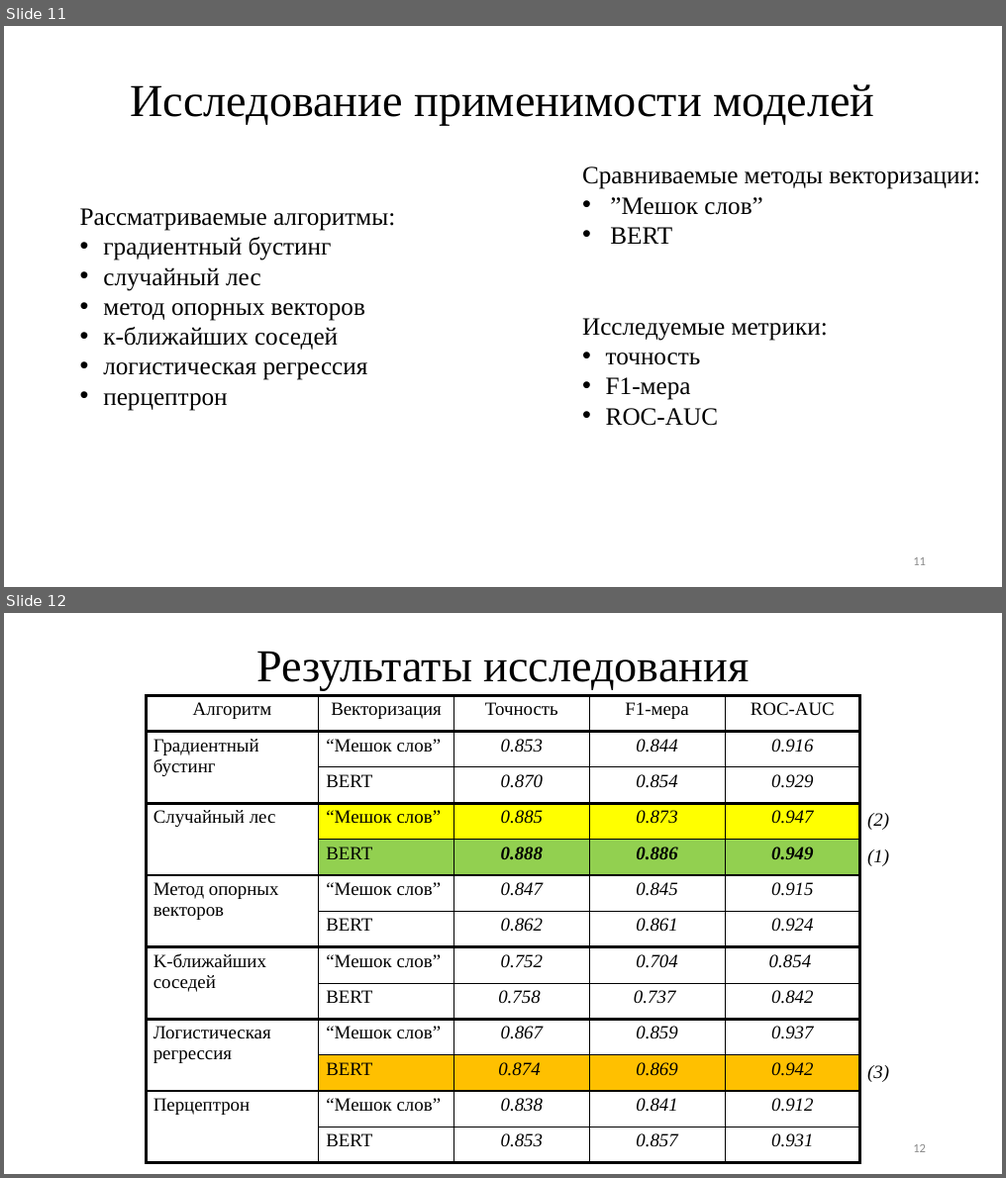
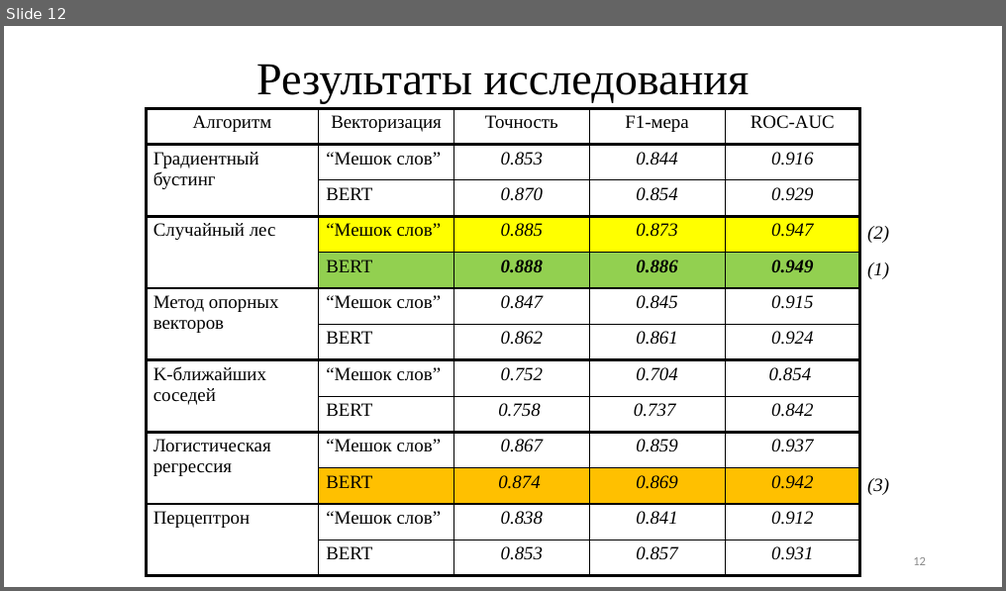
Before and after one commit to TheSawIsTheLaw/iWannaKillMyself, a slide deck: iWannaNote/iHatePresentations/presentation.pptx. Shown one above the other, each under a label of ours: slides 11 and 12 before the commit, slide 12 after it. The pictures are 1006x1178 and 1006x591 pixels, drawn with LibreOffice and Linux fonts; fonts in the diff are those of the drawing. Boxes give left, top, right and bottom in pixels: in the first picture for what was removed or moved away, otherwise in the second. Text is boxed around its words. In the diff, an @@ line names an element or a change of style, - is before the commit and + after.

```diff
--- a/iWannaNote/iHatePresentations/presentation.pptx
+++ b/iWannaNote/iHatePresentations/presentation.pptx
@@ slide 11 removed at (x1=4, y1=26, x2=1002, y2=587), background #FFFFFF @@
@@ title removed at (x1=130, y1=84, x2=874, y2=125) @@
-Исследование применимости моделей
@@ text removed at (x1=582, y1=167, x2=980, y2=244) @@
-Сравниваемые методы векторизации:
-• ”Мешок слов”
-• BERT
@@ text removed at (x1=80, y1=208, x2=395, y2=411) @@
-Рассматриваемые алгоритмы:
-• градиентный бустинг
-• случайный лес
-• метод опорных векторов
-• к-ближайших соседей
-• логистическая регрессия
-• перцептрон
@@ text removed at (x1=582, y1=318, x2=828, y2=426) @@
-Исследуемые метрики:
-• точность
-• F1-мера
-• ROC-AUC
@@ page number removed at (x1=913, y1=558, x2=926, y2=566) @@
-11
```
Also in this commit, not shown: 5 slides changed, 2 slides added.
